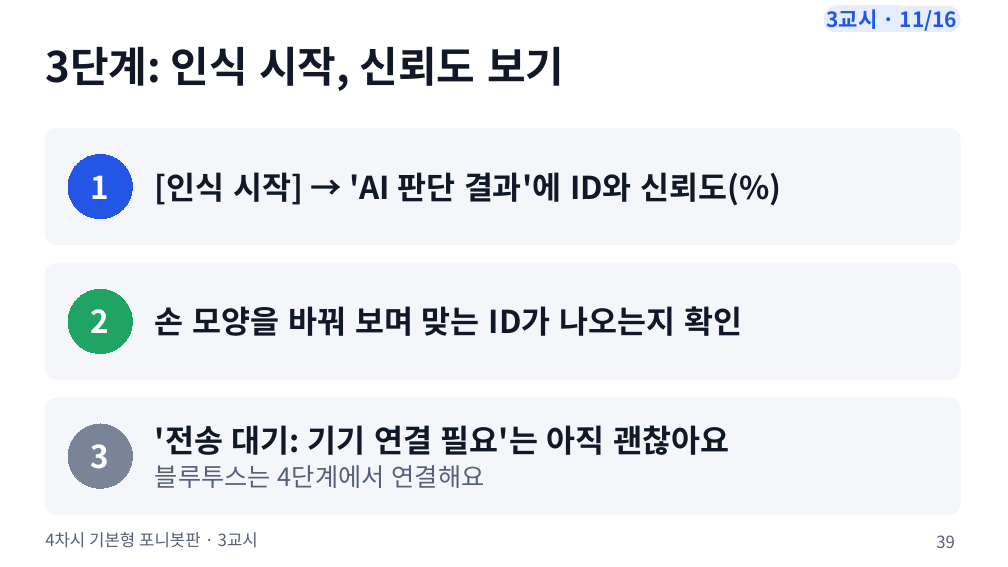
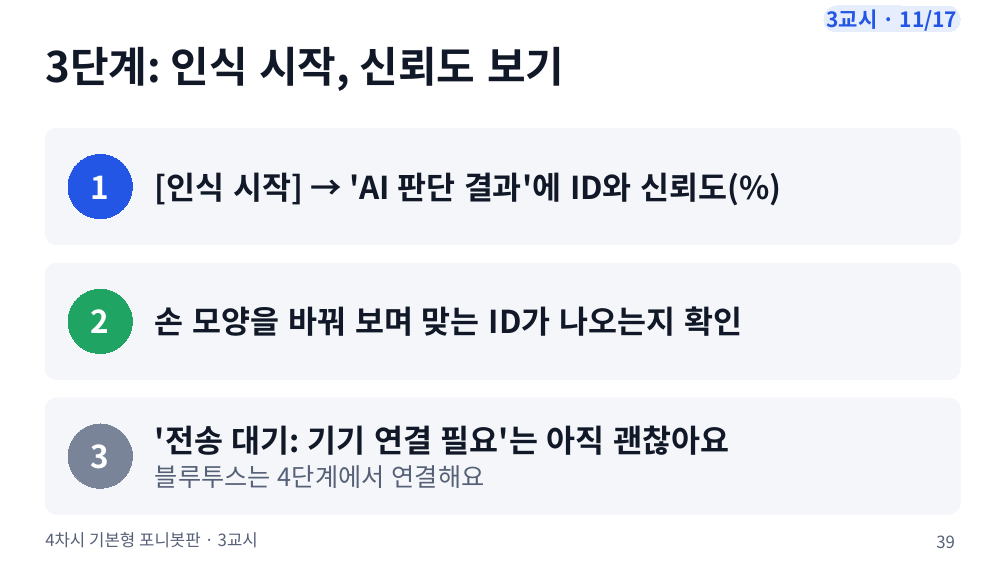
Before and after one commit to boundaryx01-uniquelife/microbit, a slide deck: slide 39 of bridge/ponybot/materials/포니봇_4차시_기본형/ponybot_4차시_수업슬라이드.pptx. Drawn at 1008x567 pixels with LibreOffice and Linux fonts; fonts in the diff are those of the drawing. Boxes give left, top, right and bottom in pixels: in the first picture for what was removed or moved away, otherwise in the second. Text is boxed around its words. In the diff, an @@ line names an element or a change of style, - is before the commit and + after.

```diff
--- a/bridge/ponybot/materials/포니봇_4차시_기본형/ponybot_4차시_수업슬라이드.pptx
+++ b/bridge/ponybot/materials/포니봇_4차시_기본형/ponybot_4차시_수업슬라이드.pptx
@@ text in rounded rectangle at bbox=[827, 9, 958, 31]: text changed @@
-3교시 · 11/16
+3교시 · 11/17
```
Also in this commit, not shown: 14 other slides changed, 1 slide added, 9 other files.
